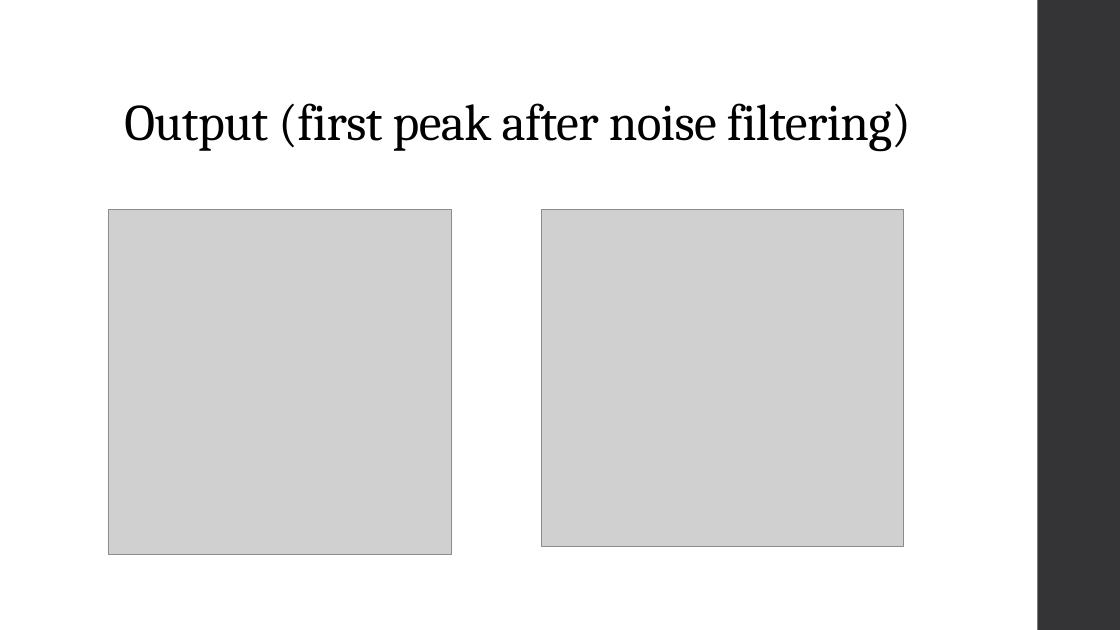
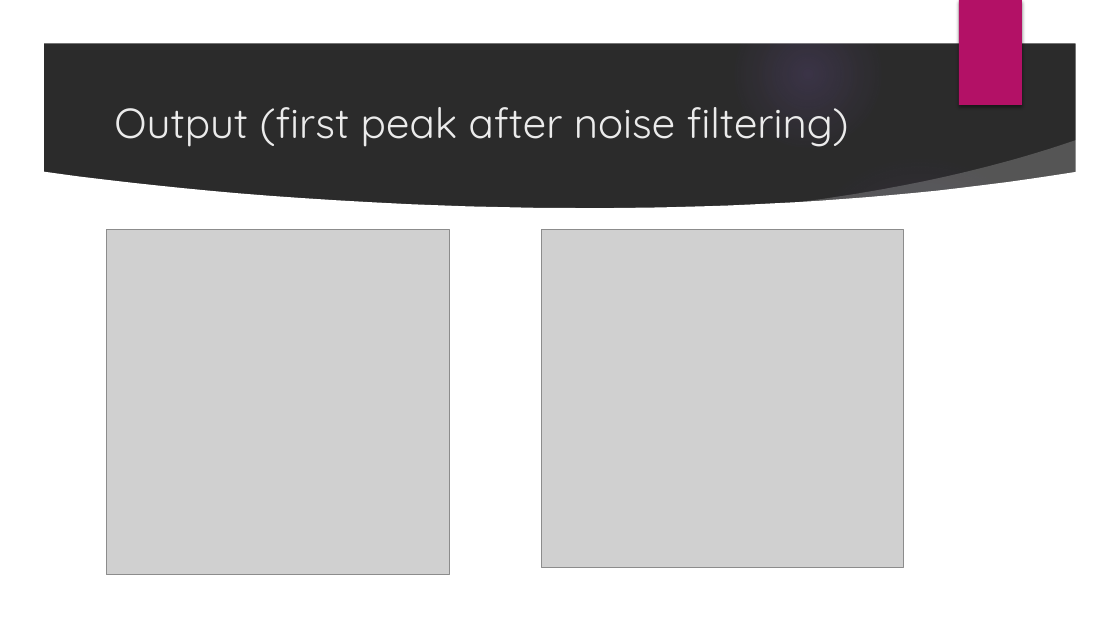
Before and after one commit to touqir105/Computational-Intelligence-First-Peak-Detection, a slide deck: slide 10 of CI_Presentation.pptx. Drawn at 1120x630 pixels with LibreOffice and Linux fonts; fonts in the diff are those of the drawing; grey boxes stand for pictures; background and template pictures are left out; a plain dark background stands for a picture behind light text. Boxes give left, top, right and bottom in pixels: in the first picture for what was removed or moved away, otherwise in the second. Text is boxed around its words. In the diff, an @@ line names an element or a change of style, - is before the commit and + after.

```diff
--- a/CI_Presentation.pptx
+++ b/CI_Presentation.pptx
@@ background #FFFFFF to picture (left out) @@
@@ group added at [0,0,1120,630]: 5 ellipses, 3 freeform shapes @@
@@ rectangle added at [959,0,1022,105], fill #B31166 @@
@@ rectangle removed at [1038,0,1120,630] @@
@@ title "Output (first peak after noise ...": place and size @@
-title "Output (first peak after noise ..." at [124,103,911,151]
+title "Output (first peak after noise ..." at [114,107,849,147]
@@ title "Output (first peak after noise ..." at [114,107,849,147]: size 44 to 36 pt, font Cambria to Quicksand, text colour #000000 to #EBEBEB, letter spacing -0.5 to 0 pt; line spacing 0.9 to 1; vertical alignment bottom to middle @@
@@ picture: place and size @@
-picture at [108,209,452,554]
+picture at [106,230,450,575]
@@ picture: place and size @@
-picture at [541,209,903,547]
+picture at [541,230,903,568]
```
Also in this commit, not shown: 11 other slides changed.
